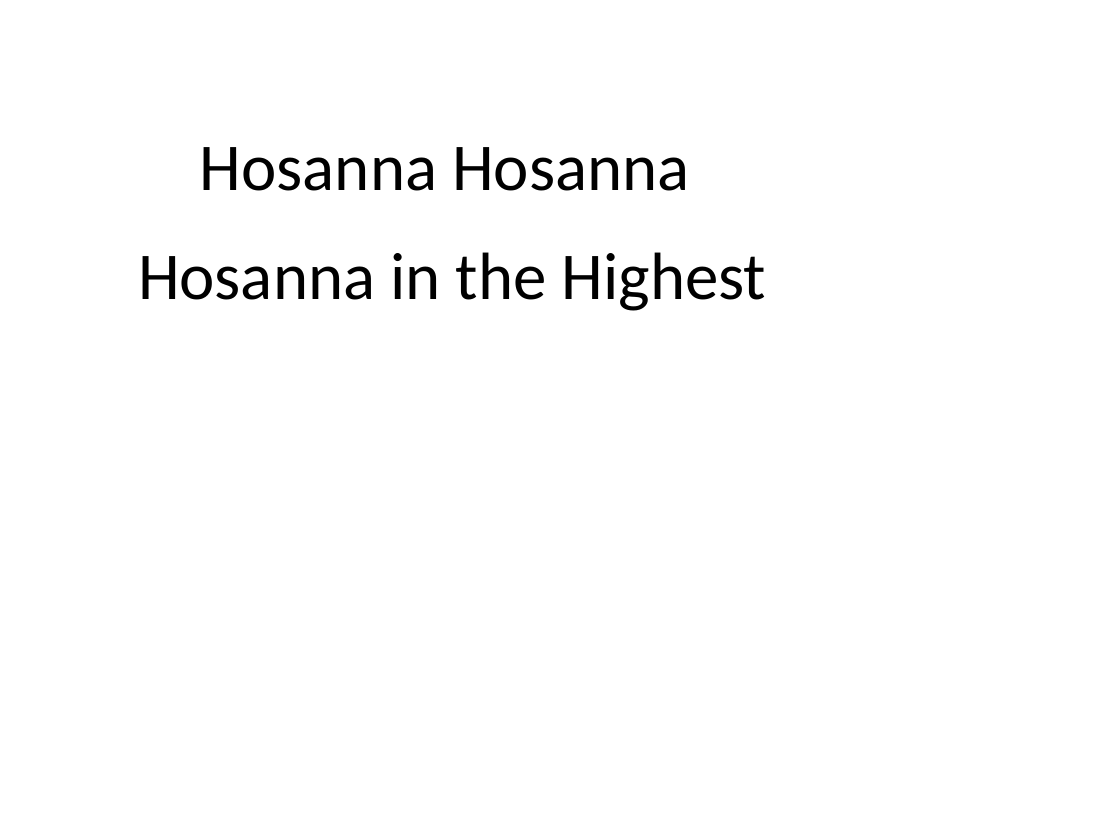
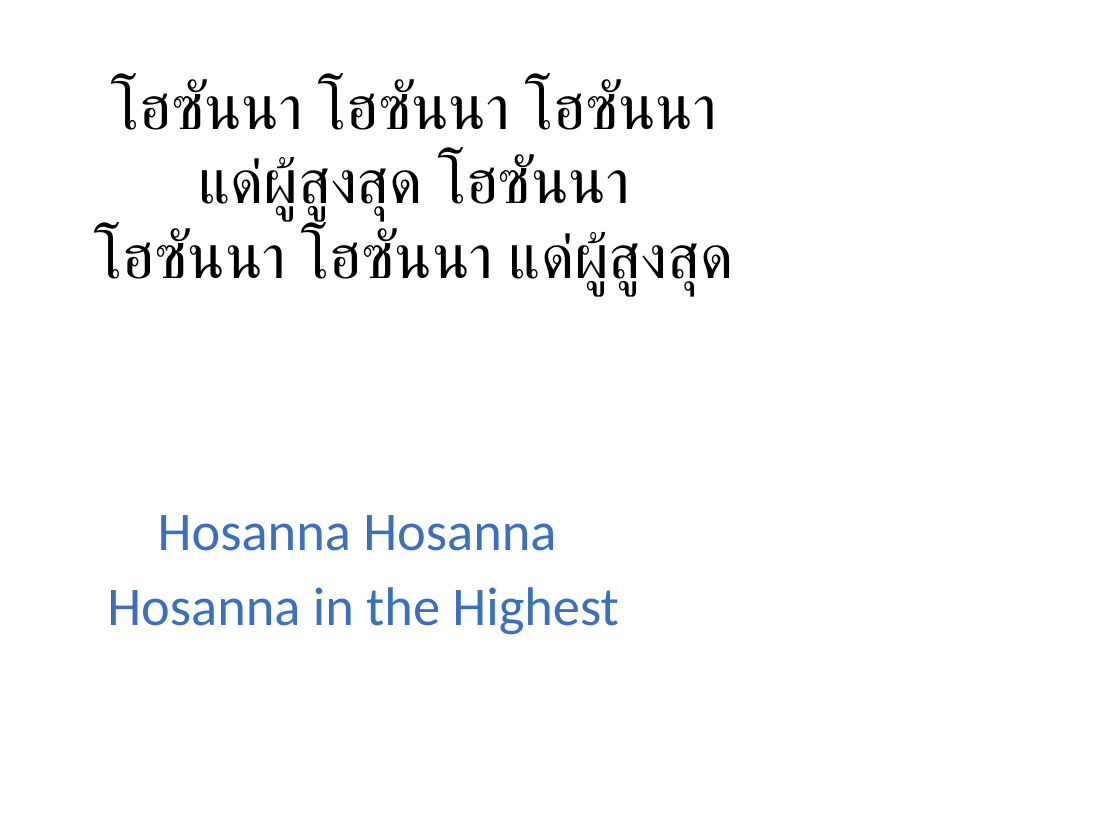
Before and after one commit to mightmay/songpptcreator, a slide deck: slide 7 of finishedppt/WorshipSongs.pptx (slide 38 before the commit). Drawn at 1120x840 pixels with LibreOffice and Linux fonts; fonts in the diff are those of the drawing. Boxes give left, top, right and bottom in pixels: in the first picture for what was removed or moved away, otherwise in the second. Text is boxed around its words. In the diff, an @@ line names an element or a change of style, - is before the commit and + after.

```diff
--- a/finishedppt/WorshipSongs.pptx
+++ b/finishedppt/WorshipSongs.pptx
@@ text added at box(95, 80, 733, 296), 40 pt, text #000000 @@
+โฮซันนา โฮซันนา โฮซันนา
+แด่ผู้สูงสุด โฮซันนา
+โฮซันนา โฮซันนา แด่ผู้สูงสุด
@@ text "Hosanna Hosanna Hosanna in the ...": place and size @@
-text "Hosanna Hosanna Hosanna in the ..." at box(138, 147, 766, 311)
+text "Hosanna Hosanna Hosanna in the ..." at box(107, 515, 619, 635)
@@ text "Hosanna Hosanna Hosanna in the ..." at box(107, 515, 619, 635): size 43 to 35 pt, text colour #000000 to #3A70BC; line spacing 70pt to 48pt @@
```
Also in this commit, not shown: 6 other slides changed, 1 slide added, 52 slides removed, 4 other files.
